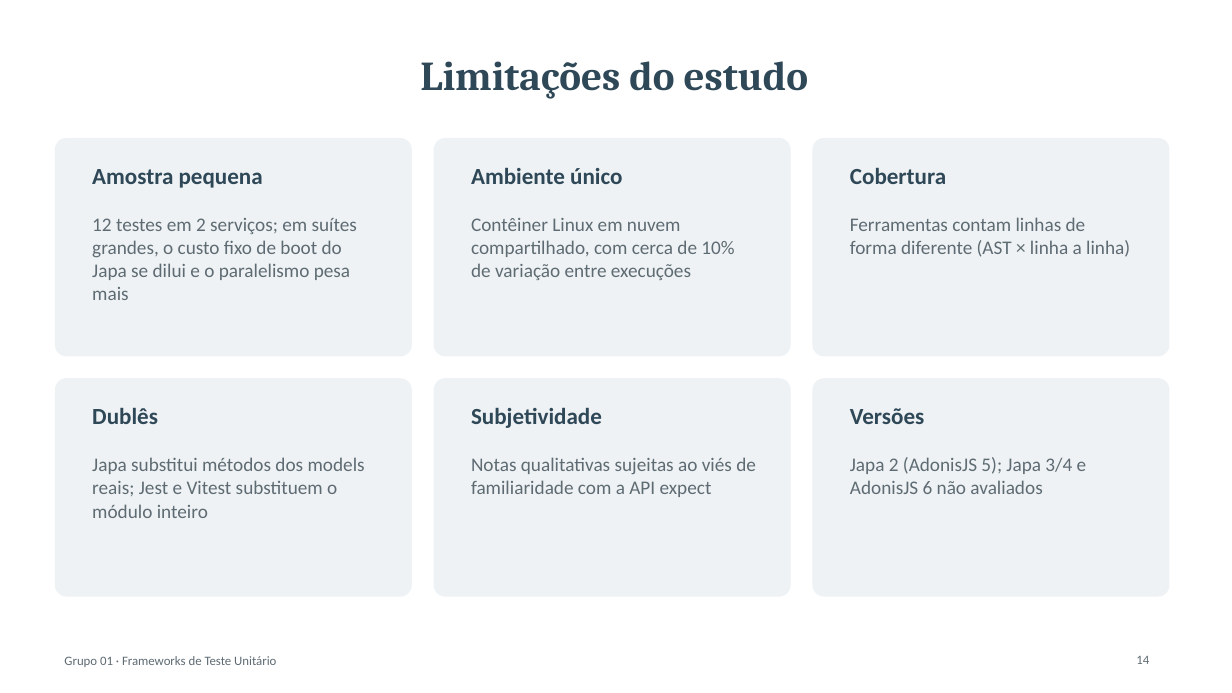
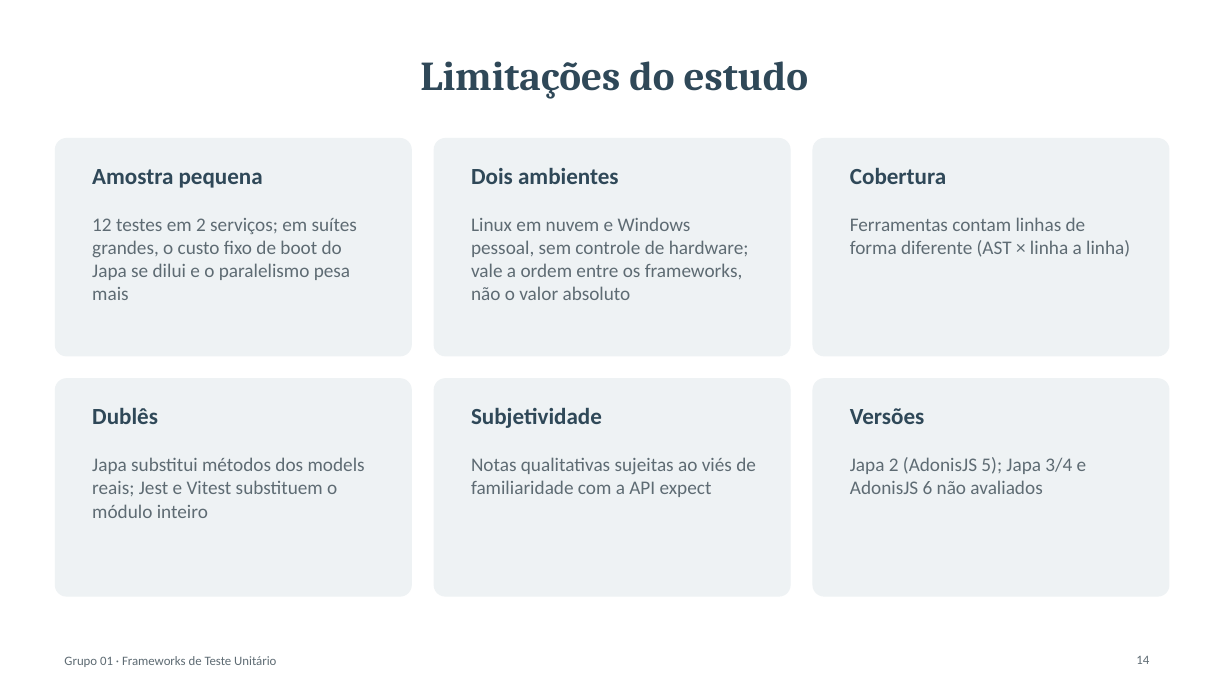
Before and after one commit to emanuuele/girls-chat-api, a slide deck: slide 14 of docs/benchmark/apresentacao.pptx. Drawn at 1232x693 pixels with LibreOffice and Linux fonts; fonts in the diff are those of the drawing. Boxes give left, top, right and bottom in pixels: in the first picture for what was removed or moved away, otherwise in the second. Text is boxed around its words. In the diff, an @@ line names an element or a change of style, - is before the commit and + after.

Commit message:
docs: adiciona medição do Windows ao benchmark
Os resultados passam a ser separados por ambiente: resultados/linux (VM/contêiner Linux em nuvem, medição original, sem alterações nos números) e resultados/windows (Windows pessoal, testes via CMD). O script de benchmark grava na pasta do sistema operacional. README, relatório, planilha e slides passam a mostrar as duas medições; linhas de configuração do Vitest atualizadas para 15.

```diff
--- a/docs/benchmark/apresentacao.pptx
+++ b/docs/benchmark/apresentacao.pptx
@@ text at (471, 168, 619, 184): text changed @@
-Ambiente único
+Dois ambientes
@@ text at (471, 217, 749, 300): text changed @@
-Contêiner Linux em nuvem compartilhado, com cerca de 10% de variação entre execuções
+Linux em nuvem e Windows pessoal, sem controle de hardware; vale a ordem entre os frameworks, não o valor absoluto
```
Also in this commit, not shown: 5 other slides changed, 12 other files.
